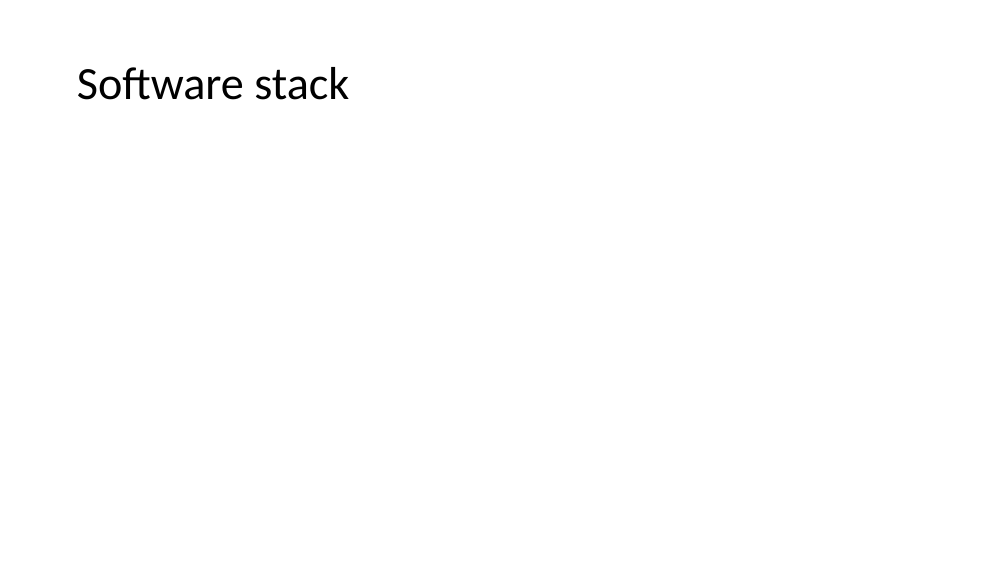
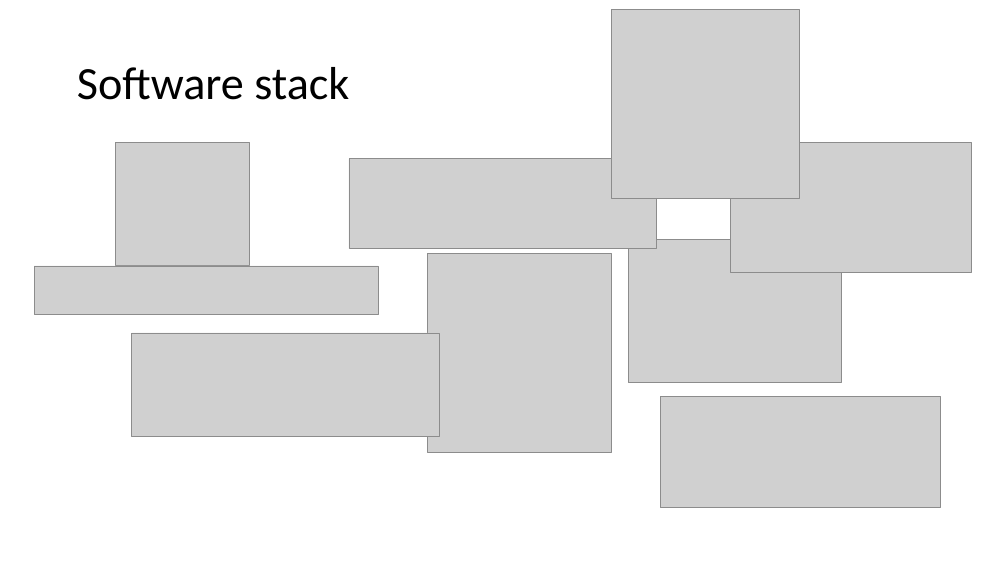
Before and after one commit to mathphysmx/teaching-ml, a slide deck: slide 17 of slides/ML_00.pptx. Drawn at 1008x567 pixels with LibreOffice and Linux fonts; fonts in the diff are those of the drawing; grey boxes stand for pictures. Boxes give left, top, right and bottom in pixels: in the first picture for what was removed or moved away, otherwise in the second. Text is boxed around its words. In the diff, an @@ line names an element or a change of style, - is before the commit and + after.

Commit message:
adding software stack

```diff
--- a/slides/ML_00.pptx
+++ b/slides/ML_00.pptx
@@ picture added at bbox=[611, 9, 799, 198] @@
@@ picture added at bbox=[116, 142, 250, 265] @@
@@ picture added at bbox=[730, 142, 972, 272] @@
@@ picture added at bbox=[349, 159, 657, 248] @@
@@ picture added at bbox=[628, 239, 841, 383] @@
@@ picture added at bbox=[34, 266, 378, 315] @@
@@ picture added at bbox=[427, 253, 611, 452] @@
@@ picture added at bbox=[132, 333, 440, 436] @@
@@ picture added at bbox=[660, 396, 941, 507] @@
```
Also in this commit, not shown: 1 other file.
